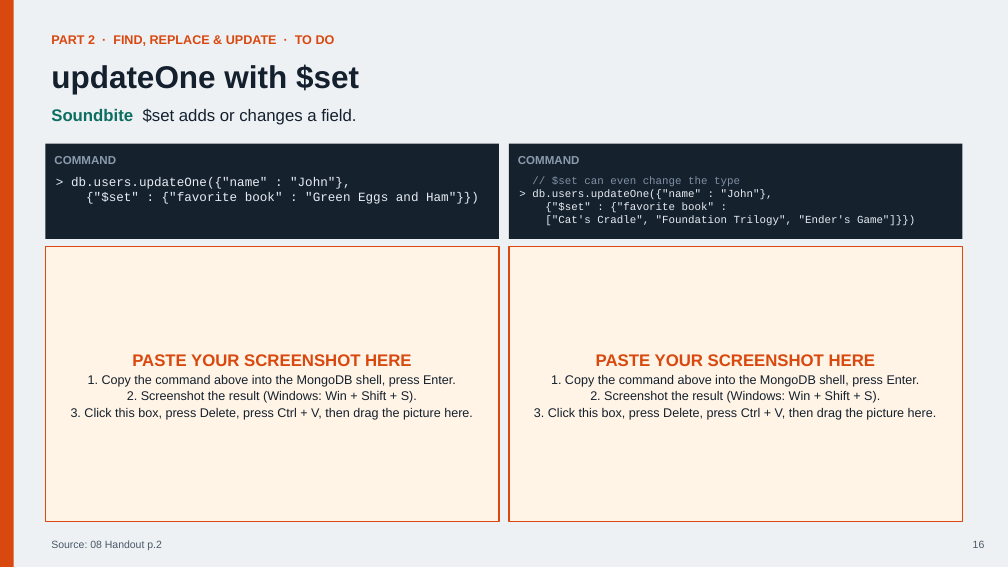
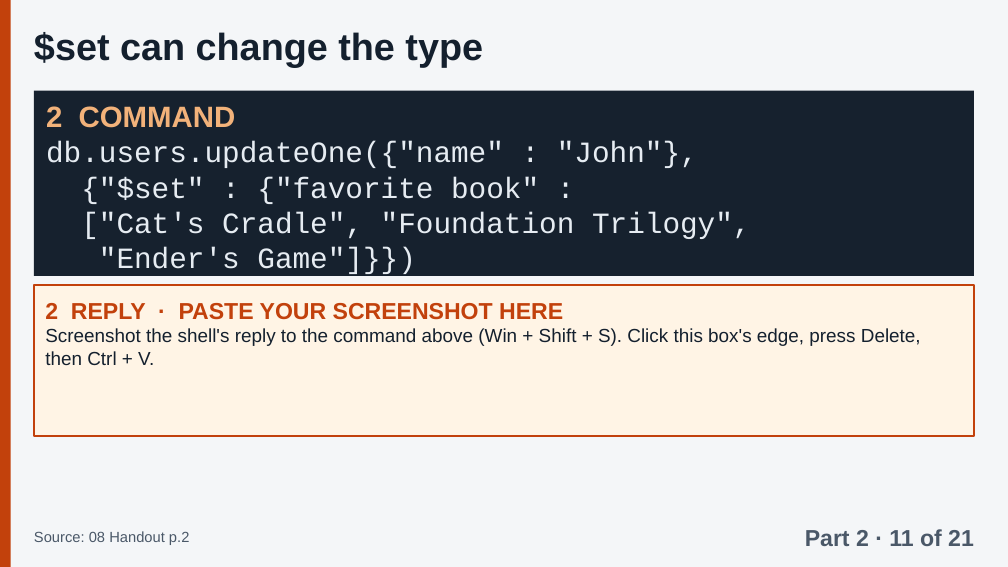
Before and after one commit to Tiredicey/ADBS, a slide deck: slide 33 of 02_GROUP_DECK/ADBS_GROUP_DECK.pptx (slide 16 before the commit). Drawn at 1008x567 pixels with LibreOffice and Linux fonts; fonts in the diff are those of the drawing. Boxes give left, top, right and bottom in pixels: in the first picture for what was removed or moved away, otherwise in the second. Text is boxed around its words. In the diff, an @@ line names an element or a change of style, - is before the commit and + after.

```diff
--- a/02_GROUP_DECK/ADBS_GROUP_DECK.pptx
+++ b/02_GROUP_DECK/ADBS_GROUP_DECK.pptx
@@ background #EEF1F4 to #F4F6F8 @@
@@ rectangle at box(0, 0, 11, 567): fill #D9480F to #C2410C @@
@@ text at box(34, 32, 483, 67): text changed; size 30 to 36 pt @@
-updateOne with $set
+$set can change the type
@@ text removed at box(51, 35, 335, 46) @@
-PART 2 · FIND, REPLACE & UPDATE · TO DO
@@ rectangle added at box(34, 91, 974, 276), fill #16212E @@
@@ text at box(46, 106, 698, 168): text changed; size 10.3 to 28 pt @@
-// $set can even change the type
-> db.users.updateOne({"name" : "John"},
+2 COMMAND
+db.users.updateOne({"name" : "John"},
@@ text "2 COMMAND": place and size @@
-text "2 COMMAND" at box(532, 177, 915, 226)
+text "2 COMMAND" at box(46, 106, 751, 274)
@@ text removed at box(51, 108, 356, 125) @@
-Soundbite $set adds or changes a field.
@@ rectangle removed at box(45, 144, 499, 239) @@
@@ rectangle removed at box(509, 144, 963, 239) @@
@@ text removed at box(54, 156, 116, 164) @@
-COMMAND
@@ text removed at box(71, 177, 479, 204) @@
-> db.users.updateOne({"name" : "John"},
-{"$set" : {"favorite book" : "Green Eggs and Ham"}})
@@ text at box(81, 177, 539, 204): size 10.3 to 28 pt in "{"$set" : {"favorite book" :" @@
@@ text removed at box(518, 156, 580, 164) @@
-COMMAND
@@ text at box(81, 212, 751, 274): text changed; size 10.3 to 28 pt @@
-["Cat's Cradle", "Foundation Trilogy", "Ender's Game"]}})
+["Cat's Cradle", "Foundation Trilogy",
+"Ender's Game"]}})
@@ rectangle removed at box(509, 247, 963, 522) @@
-PASTE YOUR SCREENSHOT HERE
-1. Copy the command above into the MongoDB shell, press Enter.
-2. Screenshot the result (Windows: Win + Shift + S).
-3. Click this box, press Delete, press Ctrl + V, then drag the picture here.
@@ rectangle "2 REPLY · PASTE YOUR ...": place and size @@
-rectangle "2 REPLY · PASTE YOUR ..." at box(45, 247, 499, 522)
+rectangle "2 REPLY · PASTE YOUR ..." at box(34, 285, 974, 436)
@@ rectangle "2 REPLY · PASTE YOUR ..." at box(34, 285, 974, 436): vertical alignment middle to top; outline #D9480F 1.5 pt to #C2410C 2 pt @@
@@ text in rectangle at box(45, 303, 921, 365): text changed; size 12 to 18 pt @@
-PASTE YOUR SCREENSHOT HERE
-1. Copy the command above into the MongoDB shell, press Enter.
-2. Screenshot the result (Windows: Win + Shift + S).
-3. Click this box, press Delete, press Ctrl + V, then drag the picture here.
+2 REPLY · PASTE YOUR SCREENSHOT HERE
+Screenshot the shell's reply to the command above (Win + Shift + S). Click this box's edge, press Delete, then Ctrl + V.
@@ text "Source: 08 Handout p.2": place and size @@
-text "Source: 08 Handout p.2" at box(51, 540, 162, 550)
+text "Source: 08 Handout p.2" at box(34, 531, 189, 545)
@@ text "Source: 08 Handout p.2" at box(34, 531, 189, 545): size 10 to 14 pt; line spacing 1.1 to 1 @@
@@ text added at box(805, 529, 974, 546), 22 pt, text #4A5868, bold @@
+Part 2 · 11 of 21
@@ text removed at box(973, 540, 985, 548) @@
-16
```
Also in this commit, not shown: 42 other slides changed, 53 slides added, 7 slides removed, 2 other files.
